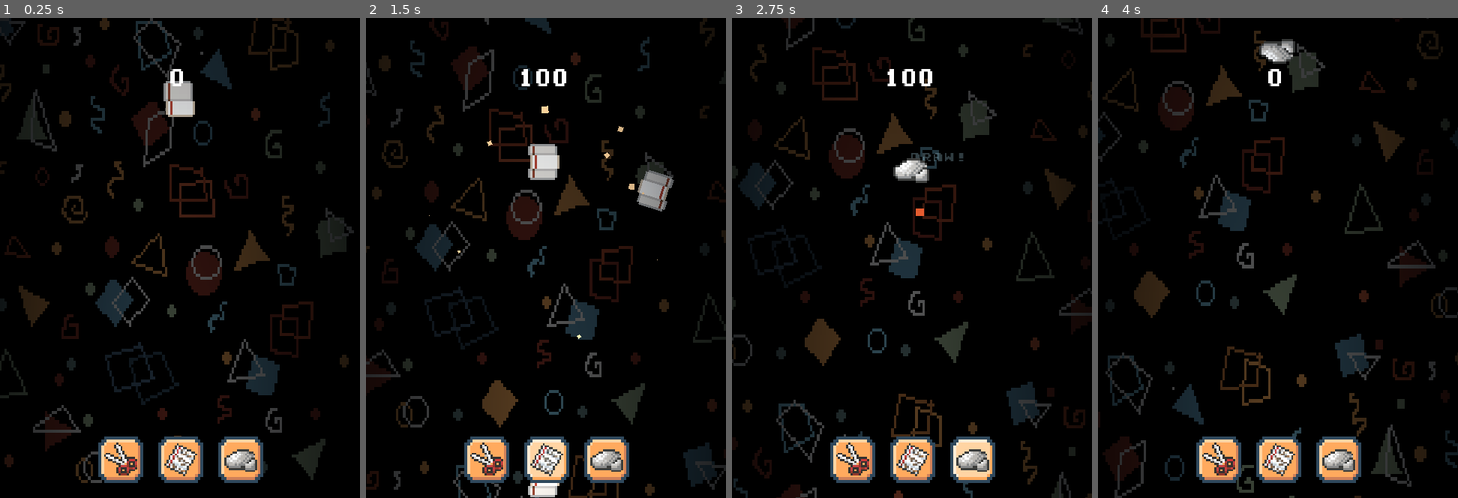
Above: before the commit, frames 1-4 (left to right).
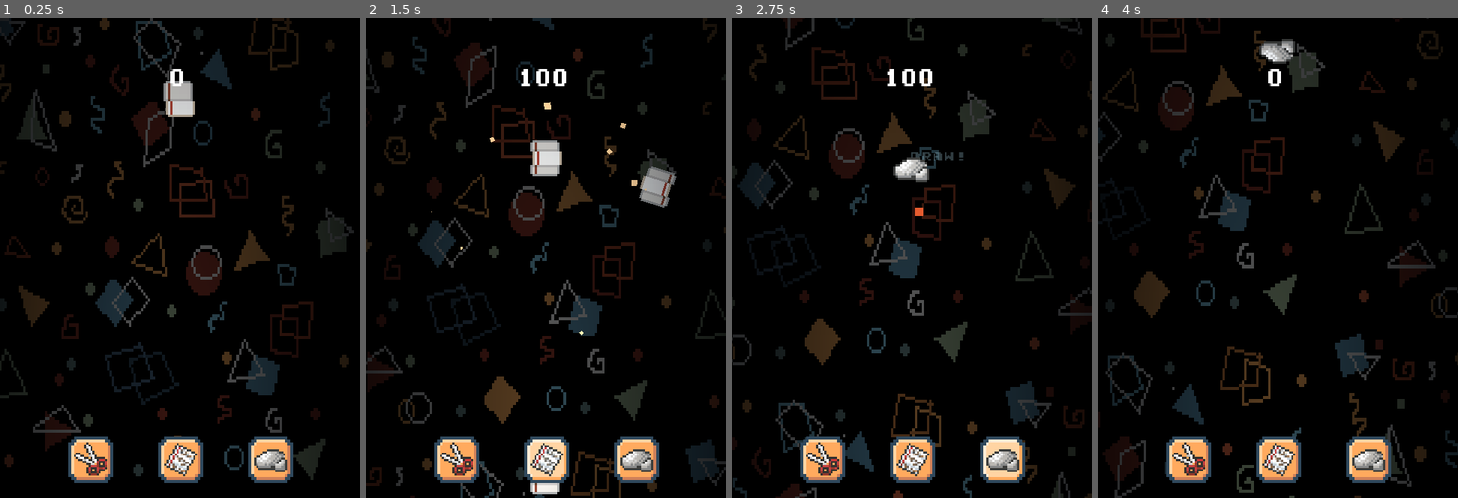
Above: after the commit, the same moments.

Repository: WebsterMiguelle/UnnamedRPS_MockProject
Game: Godot game, scene res://Scenes/Time.tscn
The game is run twice, just before and just after one commit, with the same random seed, the same clock (stepped at 60 frames per second) and the same inputs. This scene is started directly instead of the project's main scene.
Inputs (mouse positions are in pixels of both pictures, inside the frame that each line leads up to; where the layout moved, square brackets give the same spot in the first picture):
- Up to frame 1 (0.25 s): no input
- Up to frame 2 (1.5 s): click (456, 459) [488, 459] at 0.5 s; click (546, 459) at 1.25 s
- Up to frame 3 (2.75 s): click (1002, 459) [973, 459] at 2 s
- Up to frame 4 (4 s): click (1188, 459) [1220, 459] at 2.75 s; click "RETRY" at 3.5 s

The runs differ from the first frame. In frame 1, 3.7% of the frame differs, in the area x 18-82%, y 87-97%; in frame 2, 15%, in the area x 0-100%, y 0-100%; in frame 3, 6.0%; in frame 4, 3.8%.

Commit message:
simple_main_menu_update

Diff:
--- /dev/null
+++ b/Menus/main_menu.gd
@@ -0,0 +1,12 @@
+extends Control
+
+@onready var start_button: TextureButton = $MarginContainer/VBoxContainer/Separator2/start_button
+@onready var start_game = preload("res://Scenes/Main.tscn")
+
+# Called when the node enters the scene tree for the first time.
+func _ready() -> void:
+	start_button.button_up.connect(_on_start_button_button_up)
+
+
+func _on_start_button_button_up() -> void:
+	get_tree().change_scene_to_packed(start_game)
--- /dev/null
+++ b/Menus/main_menu.tscn
@@ -0,0 +1,129 @@
+[gd_scene format=3 uid="uid://bv1etpv8opnuj"]
+
+[ext_resource type="Shader" uid="uid://ddugm2es3creb" path="res://Menus/main_menu_background_scroll.gdshader" id="1_p3jrs"]
+[ext_resource type="Script" uid="uid://s584ghmbc387" path="res://Menus/main_menu.gd" id="1_vxn86"]
+[ext_resource type="Texture2D" uid="uid://bile8wypcdiqv" path="res://ASSETS/RPS_Tile_BG_clear.png" id="2_at0u2"]
+[ext_resource type="FontFile" uid="uid://blyom1ht1bg7t" path="res://ASSETS/Pixel Game.otf" id="3_11gta"]
+[ext_resource type="Texture2D" uid="uid://c4o74bnu2fjry" path="res://ASSETS/long_buttons.png" id="4_cxdly"]
+[ext_resource type="FontFile" uid="uid://c0sti77qwkyg6" path="res://ASSETS/Early GameBoy.ttf" id="5_cxdly"]
+
+[sub_resource type="ShaderMaterial" id="ShaderMaterial_1ehe0"]
+shader = ExtResource("1_p3jrs")
+
+[sub_resource type="AtlasTexture" id="AtlasTexture_vxn86"]
+atlas = ExtResource("4_cxdly")
+region = Rect2(0, 0, 48, 16)
+
+[sub_resource type="AtlasTexture" id="AtlasTexture_gn11b"]
+atlas = ExtResource("4_cxdly")
+region = Rect2(0, 32, 48, 16)
+
+[sub_resource type="AtlasTexture" id="AtlasTexture_2k0p2"]
+atlas = ExtResource("4_cxdly")
+region = Rect2(0, 16, 48, 16)
+
+[node name="Main Menu" type="Control" unique_id=44081591]
+layout_mode = 3
+anchors_preset = 15
+anchor_right = 1.0
+anchor_bottom = 1.0
+grow_horizontal = 2
+grow_vertical = 2
+script = ExtResource("1_vxn86")
+
+[node name="ColorRect" type="ColorRect" parent="." unique_id=969986280]
+layout_mode = 1
+anchors_preset = 15
+anchor_right = 1.0
+anchor_bottom = 1.0
+grow_horizontal = 2
+grow_vertical = 2
+color = Color(0.105882354, 0.1254902, 0.14901961, 1)
+
+[node name="Background Pattern" type="TextureRect" parent="." unique_id=781075823]
+texture_repeat = 2
+material = SubResource("ShaderMaterial_1ehe0")
+layout_mode = 1
+anchors_preset = 15
+anchor_right = 1.0
+anchor_bottom = 1.0
+offset_left = -16.0
+offset_right = 20.0
+grow_horizontal = 2
+grow_vertical = 2
+texture = ExtResource("2_at0u2")
+
+[node name="MarginContainer" type="MarginContainer" parent="." unique_id=1911080626]
+layout_mode = 1
+anchors_preset = 15
+anchor_right = 1.0
+anchor_bottom = 1.0
+grow_horizontal = 2
+grow_vertical = 2
+theme_override_constants/margin_left = 12
+theme_override_constants/margin_top = 12
+theme_override_constants/margin_right = 12
+theme_override_constants/margin_bottom = 12
+
+[node name="VBoxContainer" type="VBoxContainer" parent="MarginContainer" unique_id=2097776719]
+layout_mode = 2
+theme_override_constants/separation = -18
+
+[node name="Separator" type="Control" parent="MarginContainer/VBoxContainer" unique_id=1434435198]
+layout_mode = 2
+
+[node name="Label" type="Label" parent="MarginContainer/VBoxContainer" unique_id=1012018237]
+layout_mode = 2
+theme_override_colors/font_color = Color(0.9607843, 0.6627451, 0.35686275, 1)
+theme_override_colors/font_shadow_color = Color(0.78431374, 0.49019608, 0.2509804, 1)
+theme_override_constants/line_spacing = -53
+theme_override_constants/shadow_offset_x = 11
+theme_override_constants/shadow_offset_y = 8
+theme_override_fonts/font = ExtResource("3_11gta")
+theme_override_font_sizes/font_size = 187
+text = "RPS
+CLASH"
+horizontal_alignment = 1
+vertical_alignment = 1
+
+[node name="Separator2" type="Control" parent="MarginContainer/VBoxContainer" unique_id=1269196941]
+layout_mode = 2
+
+[node name="start_button" type="TextureButton" parent="MarginContainer/VBoxContainer/Separator2" unique_id=2111863696]
+layout_mode = 1
+anchors_preset = 8
+anchor_left = 0.5
+anchor_top = 0.5
+anchor_right = 0.5
+anchor_bottom = 0.5
+offset_left = -126.5
+offset_top = 53.0
+offset_right = 126.5
+offset_bottom = 137.0
+grow_horizontal = 2
+grow_vertical = 2
+texture_normal = SubResource("AtlasTexture_vxn86")
+texture_pressed = SubResource("AtlasTexture_gn11b")
+texture_hover = SubResource("AtlasTexture_2k0p2")
+stretch_mode = 0
+
+[node name="Label" type="Label" parent="MarginContainer/VBoxContainer/Separator2/start_button" unique_id=1514711945]
+layout_mode = 1
+anchors_preset = 8
+anchor_left = 0.5
+anchor_top = 0.5
+anchor_right = 0.5
+anchor_bottom = 0.5
+offset_left = -99.195
+offset_top = -19.5
+offset_right = 120.80499
+offset_bottom = 19.5
+grow_horizontal = 2
+grow_vertical = 2
+theme_override_fonts/font = ExtResource("5_cxdly")
+theme_override_font_sizes/font_size = 31
+text = "START"
+horizontal_alignment = 1
+vertical_alignment = 1
+
+[connection signal="button_up" from="MarginContainer/VBoxContainer/Separator2/start_button" to="." method="_on_start_button_button_up"]
--- a/Scenes/Main.tscn
+++ b/Scenes/Main.tscn
@@ -1,11 +1,11 @@
-[gd_scene format=3 uid="uid://bd1sr2nofh4ip"]
+[gd_scene format=3 uid="uid://bnqbrrj0fwso0"]
 
 [ext_resource type="Script" uid="uid://dm4ama6yvehdp" path="res://Scripts/background.gd" id="1_pojwb"]
 [ext_resource type="FontFile" uid="uid://c0sti77qwkyg6" path="res://ASSETS/Early GameBoy.ttf" id="2_jw32o"]
 [ext_resource type="Texture2D" uid="uid://4outa15memkd" path="res://ASSETS/Buttons.png" id="3_4aqey"]
 [ext_resource type="Texture2D" uid="uid://bpqid0b3j45nr" path="res://ASSETS/Icons.png" id="4_xgxeb"]
-[ext_resource type="Script" uid="uid://bl5qa7n8mmpb6" path="res://Scripts/shake_camera.gd" id="5_ltlj5"]
-[ext_resource type="Shader" uid="uid://mdxx2xm26xss" path="res://Scenes/Gameplay_Background_Scroll.gdshader" id="6_jw32o"]
+[ext_resource type="Script" uid="uid://ltpn2s5wbsmj" path="res://Scripts/camera_shake.gd" id="5_jw32o"]
+[ext_resource type="Shader" path="res://Scenes/Gameplay_Background_Scroll.gdshader" id="6_jw32o"]
 [ext_resource type="Texture2D" uid="uid://bile8wypcdiqv" path="res://ASSETS/RPS_Tile_BG_clear.png" id="7_50glp"]
 
 [sub_resource type="AtlasTexture" id="AtlasTexture_xgxeb"]
@@ -145,7 +145,7 @@
 grow_vertical = 0
 size_flags_horizontal = 3
 size_flags_stretch_ratio = 8.98
-theme_override_constants/separation = 20
+theme_override_constants/separation = 60
 alignment = 1
 
 [node name="Scissors" type="TextureButton" parent="CanvasLayer/HBoxContainer" unique_id=1659871019]
@@ -287,7 +287,7 @@
 
 [node name="ShakeCamera" type="Camera2D" parent="." unique_id=706726377]
 position = Vector2(241, 322)
-script = ExtResource("5_ltlj5")
+script = ExtResource("5_jw32o")
 
 [node name="ColorRect" type="ColorRect" parent="." unique_id=1359677457]
 offset_left = -14.0
@@ -327,7 +327,7 @@
 position = Vector2(243.565, 684.895)
 rotation = 7.819075
 amount = 30
-lifetime = 3.8299999999999996
+lifetime = 3.83
 randomness = 0.57
 process_material = SubResource("ParticleProcessMaterial_vy5pj")
 
--- a/Scenes/main_menu.tscn
+++ /dev/null
@@ -1,38 +0,0 @@
-[gd_scene format=3 uid="uid://bv1etpv8opnuj"]
-
-[ext_resource type="Texture2D" uid="uid://bile8wypcdiqv" path="res://ASSETS/RPS_Tile_BG_clear.png" id="1_28flt"]
-[ext_resource type="Shader" uid="uid://ddugm2es3creb" path="res://Scenes/main_menu_background_scroll.gdshader" id="1_48xlc"]
-
-[sub_resource type="ShaderMaterial" id="ShaderMaterial_1ehe0"]
-shader = ExtResource("1_48xlc")
-
-[node name="Main Menu" type="Control" unique_id=44081591]
-visible = false
-layout_mode = 3
-anchors_preset = 15
-anchor_right = 1.0
-anchor_bottom = 1.0
-grow_horizontal = 2
-grow_vertical = 2
-
-[node name="ColorRect" type="ColorRect" parent="." unique_id=969986280]
-layout_mode = 1
-anchors_preset = 15
-anchor_right = 1.0
-anchor_bottom = 1.0
-grow_horizontal = 2
-grow_vertical = 2
-color = Color(0.105882354, 0.1254902, 0.14901961, 1)
-
-[node name="Background Pattern" type="TextureRect" parent="." unique_id=781075823]
-texture_repeat = 2
-material = SubResource("ShaderMaterial_1ehe0")
-layout_mode = 1
-anchors_preset = 15
-anchor_right = 1.0
-anchor_bottom = 1.0
-offset_left = -76.0
-offset_right = 96.0
-grow_horizontal = 2
-grow_vertical = 2
-texture = ExtResource("1_28flt")
--- /dev/null
+++ b/Scripts/camera_shake.gd
@@ -0,0 +1,36 @@
+extends Camera2D
+
+@export var decay = 0.9  # How quickly the shaking stops (0-1)
+@export var max_offset = Vector2(5, 5)  # Max horizontal/vertical shake
+@export var max_roll = 0.8  # Maximum rotation in radians
+@export var target : Node2D  # The node the camera follows (e.g., player)
+
+var trauma = 0  # Current shake strength
+var trauma_power = 1  # Trauma exponent for better "feel"
+var noise_y = 0
+
+func _ready():
+	randomize()
+	noise_y = randi()
+
+func add_trauma(amount):
+	trauma = min(trauma + amount, 1.0)
+
+func _process(delta):
+	if target:
+		global_position = target.global_position
+
+	if trauma > 0:
+		trauma = max(trauma - decay * delta, 0)
+		shake()
+	else:
+		rotation = 0
+		offset = Vector2.ZERO
+
+func shake():
+	var amount = pow(trauma, trauma_power)
+	noise_y += 0
+	# Using random noise for smoother shake
+	rotation = max_roll * amount * randf_range(-1, 1)
+	offset.x = max_offset.x * amount * randf_range(-1, 1)
+	offset.y = max_offset.y * amount * randf_range(-1, 1)
--- a/project.godot
+++ b/project.godot
@@ -11,7 +11,7 @@
 [application]
 
 config/name="Mock GameDev"
-run/main_scene="uid://chucarwh7wvmd"
+run/main_scene="uid://bv1etpv8opnuj"
 config/features=PackedStringArray("4.6", "GL Compatibility")
 config/icon="res://icon.svg"
 run/canvas_textures/default_texture_filter=1
Binary file added: ASSETS/Buttons Base.aseprite
Binary file added: ASSETS/Pixel Game.otf
Not shown, added: ASSETS/Pixel Game.otf.import
Binary file added: ASSETS/long_buttons.png
Not shown, added: ASSETS/long_buttons.png.import
Not shown, added: Menus/main_menu.gd.uid
Renamed: Scenes/main_menu_background_scroll.gdshader -> Menus/main_menu_background_scroll.gdshader
Renamed: Scenes/main_menu_background_scroll.gdshader.uid -> Menus/main_menu_background_scroll.gdshader.uid
Renamed: Scenes/main_menu_scroll.gdshader -> Menus/main_menu_scroll.gdshader
Renamed: Scenes/main_menu_scroll.gdshader.uid -> Menus/main_menu_scroll.gdshader.uid
Not shown, added: Scripts/camera_shake.gd.uid
